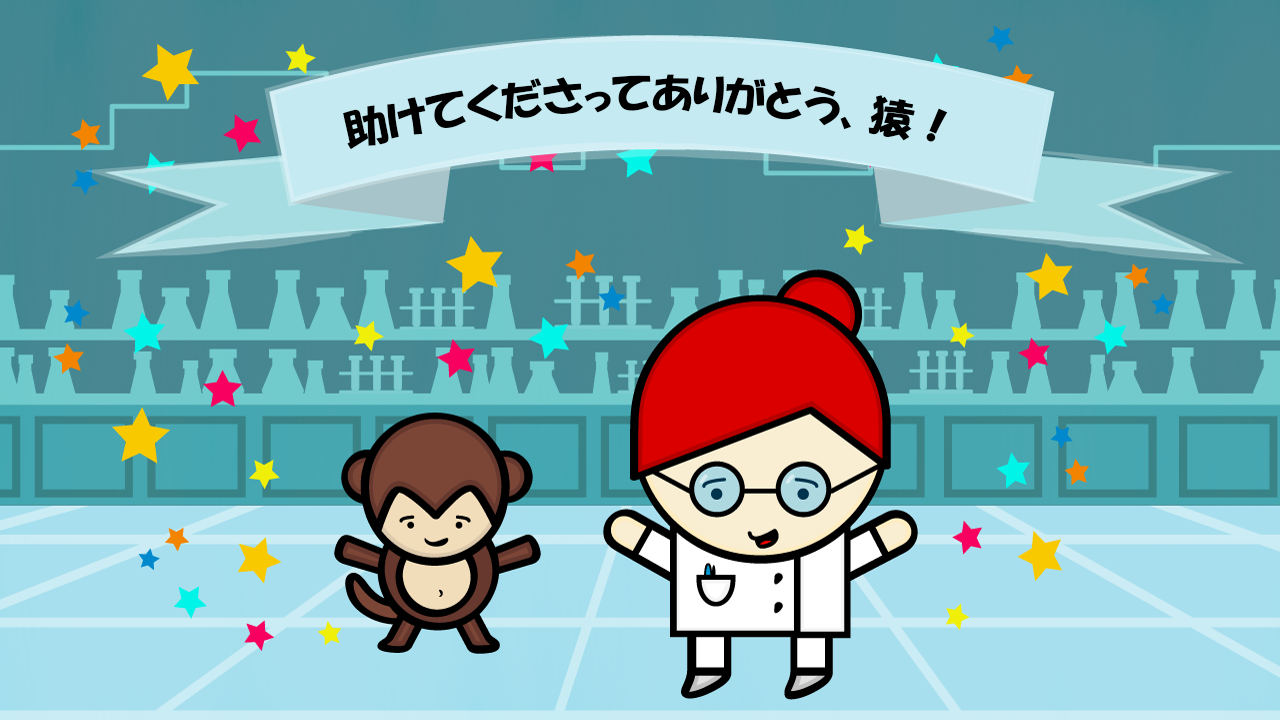
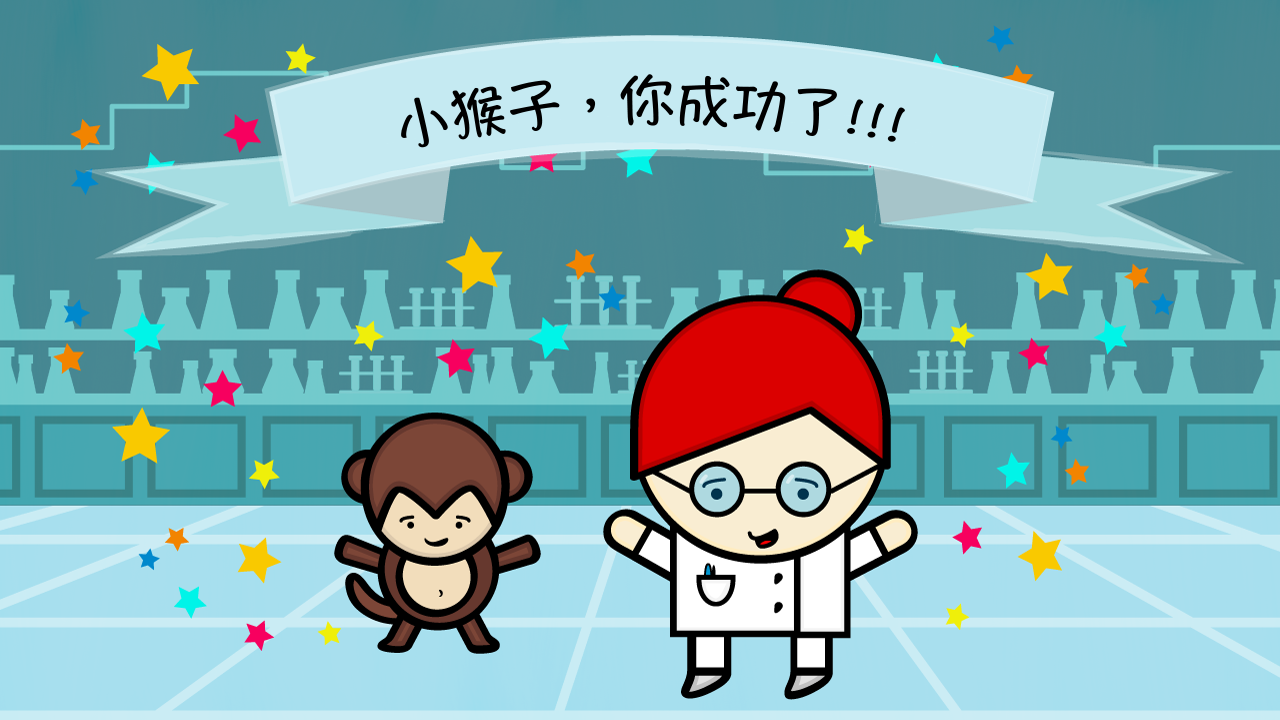
Layers edited between the first and the second 1280×720 image:
hid "YOU DiD iT, MONKEY!!! ja" over [343, 74, 948, 150]
showed "YOU DiD iT, MONKEY!!! zh" over [401, 74, 905, 148]
